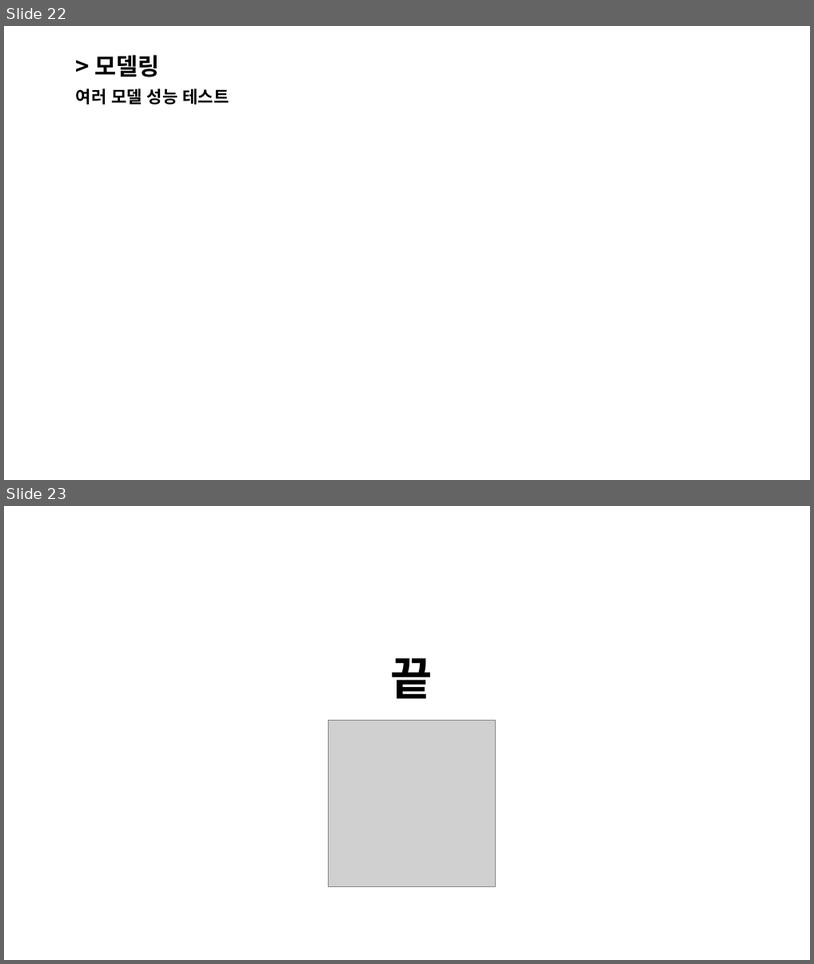
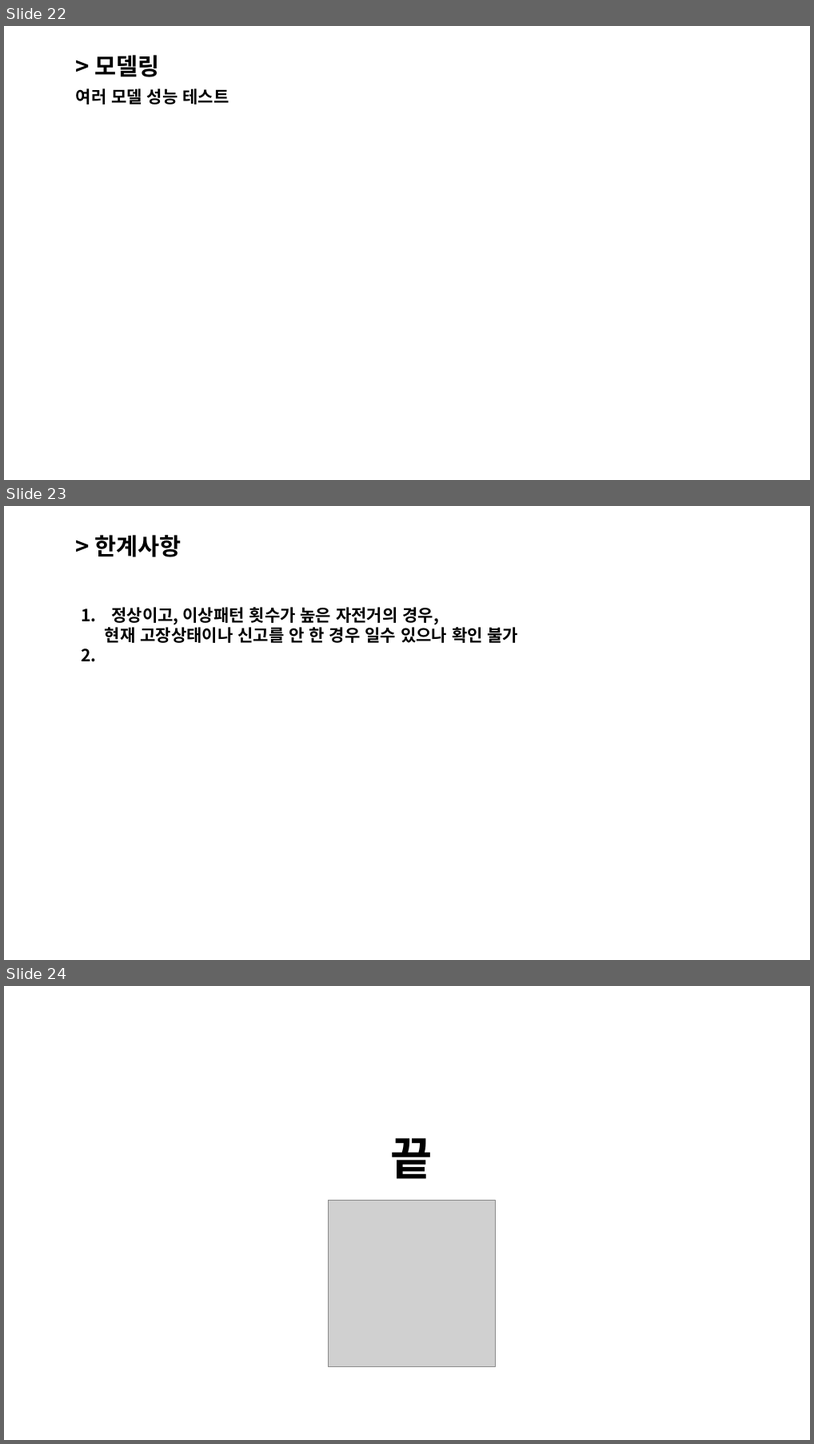
Before and after one commit to YawnsDuzin/Ekfmddl, a slide deck: Source_두진/_DATA_EDA/_고장자전거_대여패턴예측/고장자전거_대여패턴예측 정리_20241108.pptx. Shown one above the other, each under a label of ours: slides 22 and 23 before the commit, slides 22, 23 and 24 after it. The pictures are 814x964 and 814x1444 pixels, drawn with LibreOffice and Linux fonts; fonts in the diff are those of the drawing; grey boxes stand for pictures. Boxes give left, top, right and bottom in pixels: in the first picture for what was removed or moved away, otherwise in the second. Text is boxed around its words. In the diff, an @@ line names an element or a change of style, - is before the commit and + after.

Commit message:
2024.11.09_14:29 고장예측 성능개선관련

```diff
--- a/Source_두진/_DATA_EDA/_고장자전거_대여패턴예측/고장자전거_대여패턴예측 정리_20241108.pptx
+++ b/Source_두진/_DATA_EDA/_고장자전거_대여패턴예측/고장자전거_대여패턴예측 정리_20241108.pptx
@@ slide 23 added at box(4, 506, 810, 960), background #FFFFFF @@
@@ text added at box(95, 535, 182, 557), 28 pt, text #000000, bold @@
+> 한계사항
@@ text added at box(82, 607, 519, 662), 20 pt, text #000000, bold @@
+1. 정상이고, 이상패턴 횟수가 높은 자전거의 경우,
+현재 고장상태이나 신고를 안 한 경우 일수 있으나 확인 불가
+2.
@@ what was slide 23 is now slide 24 @@
```
Also in this commit, not shown: 1 slide changed, 1 other slide added, 7 other files.
